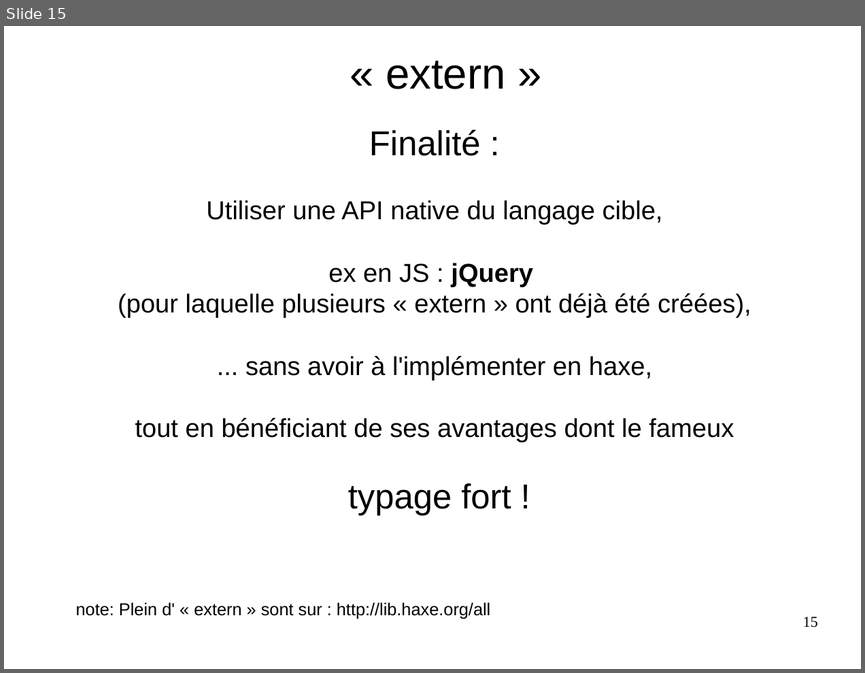
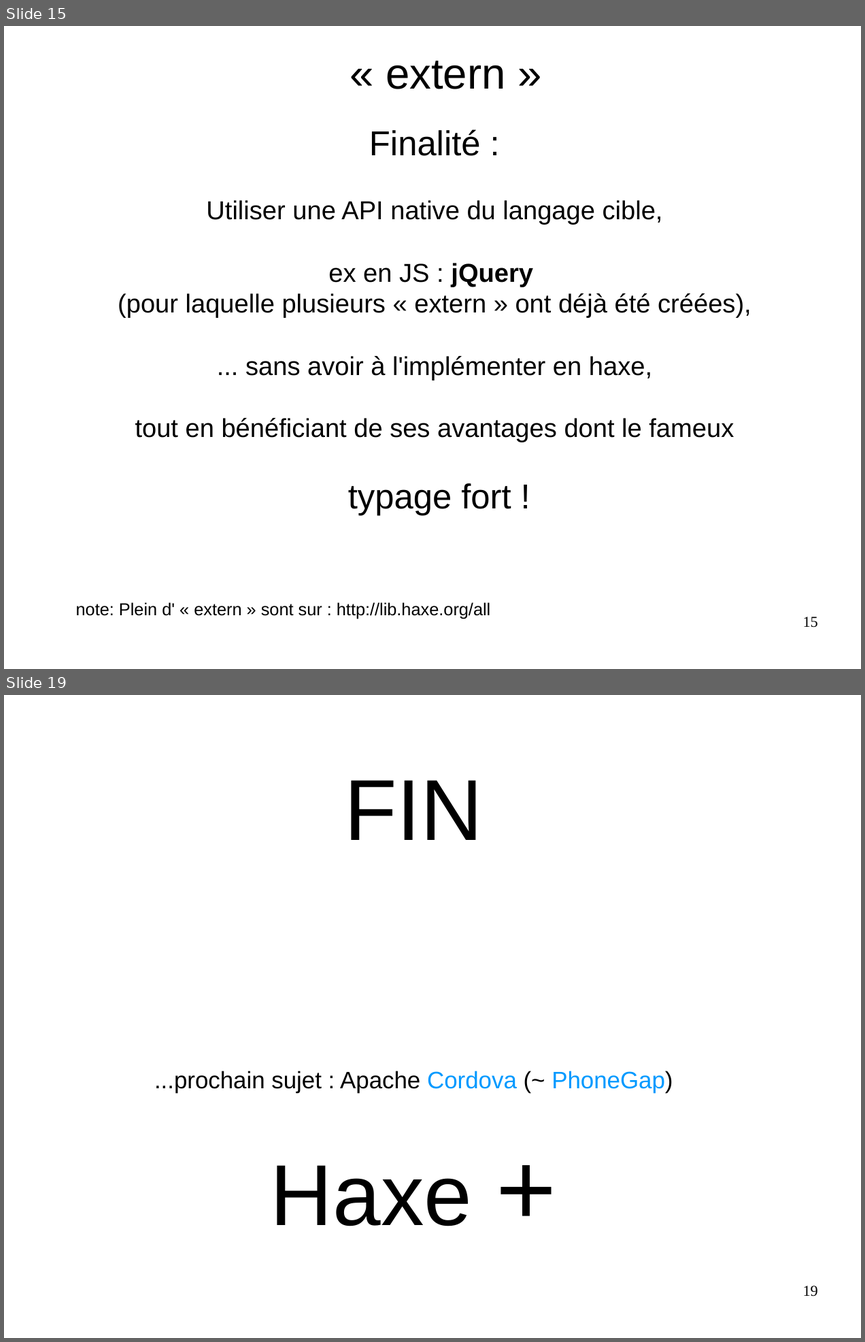
Before and after one commit to flashline/Haxetelier8, a slide deck: odp/haxetelier8.forScreen.odp. Shown one above the other, each under a label of ours: slide 15 before the commit, slides 15 and 19 after it; the slides between them are not shown. The pictures are 865x673 and 865x1342 pixels, drawn with LibreOffice and Linux fonts; fonts in the diff are those of the drawing. Boxes give left, top, right and bottom in pixels: in the first picture for what was removed or moved away, otherwise in the second. Text is boxed around its words. In the diff, an @@ line names an element or a change of style, - is before the commit and + after.

```diff
--- a/odp/haxetelier8.forScreen.odp
+++ b/odp/haxetelier8.forScreen.odp
@@ slide 19 added at [4, 695, 861, 1338], background #FFFFFF @@
@@ text added at [154, 780, 672, 1226], 22 pt, text #000000 @@
+FIN
+...prochain sujet : Apache Cordova (~ PhoneGap)
+Haxe +
@@ page number added at [803, 1285, 818, 1296], 14 pt, text #000000 @@
+19
```
Also in this commit, not shown: 3 slides changed, 2 other slides added, 1 slide removed, 11 other files.
